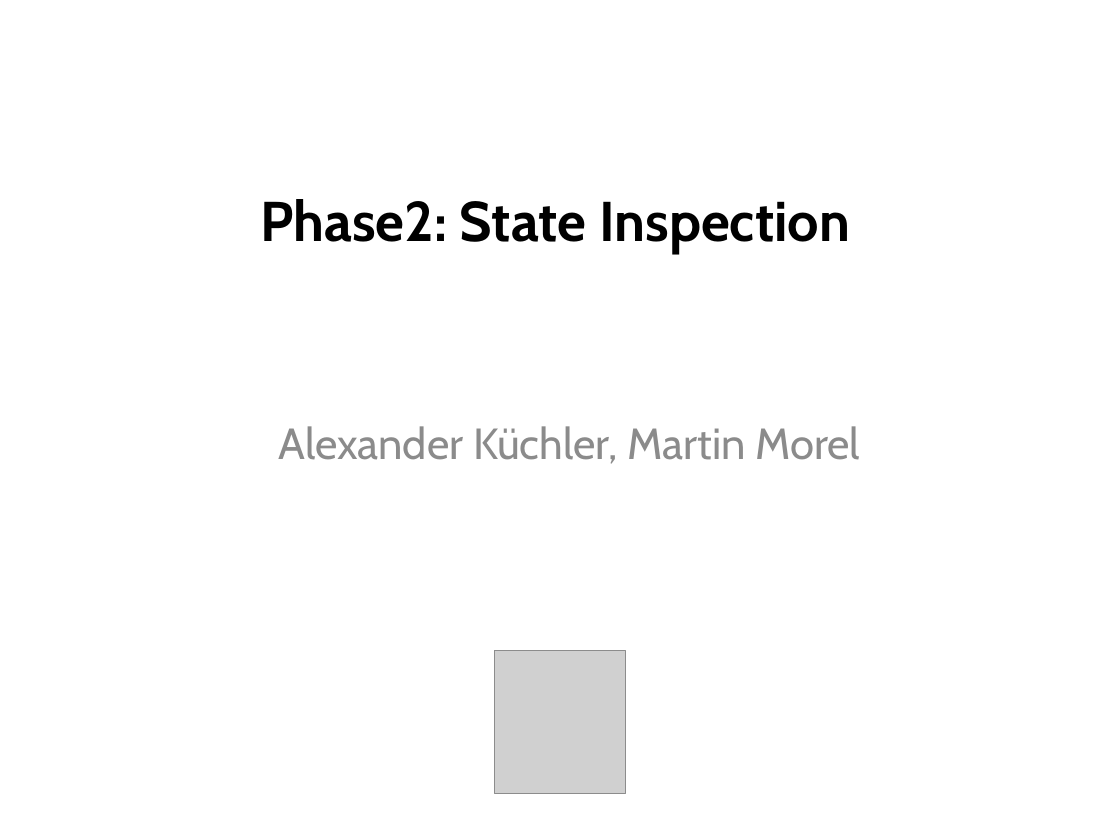
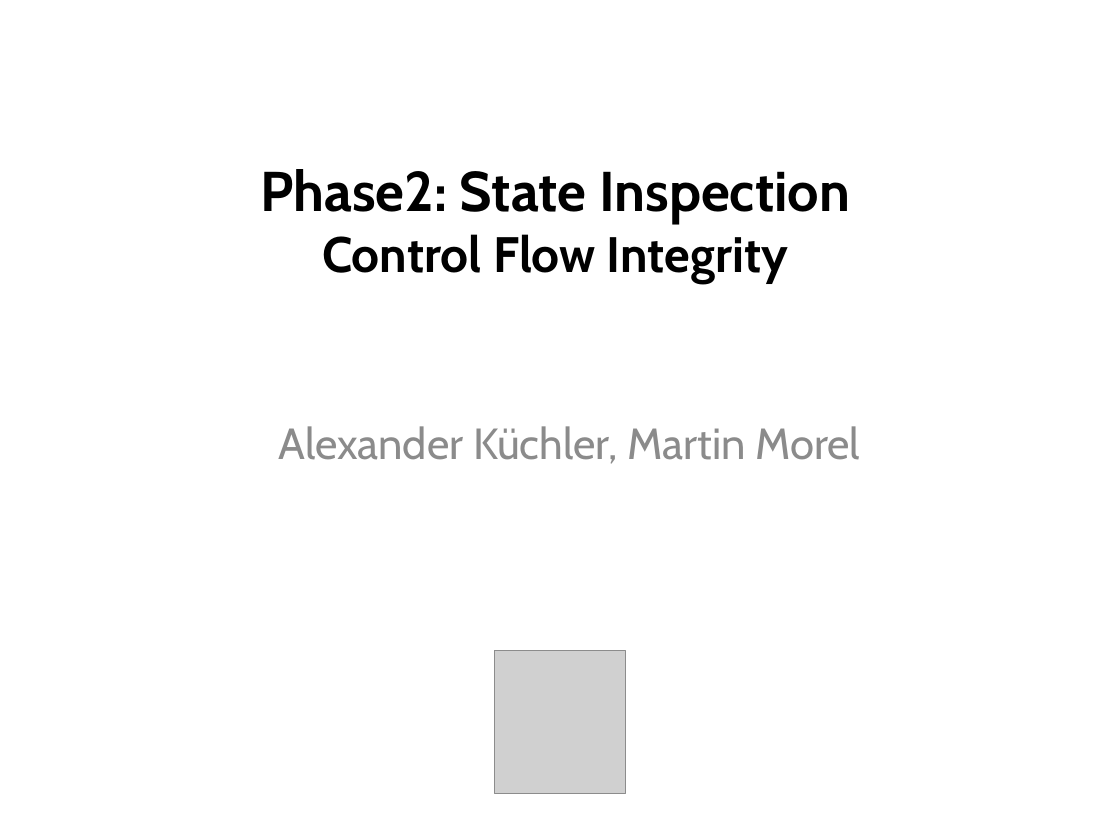
Before and after one commit to mamorel/sip-control-flow-integrity, a slide deck: slide 1 of Slides/PresentationPhase2.pptx. Drawn at 1120x840 pixels with LibreOffice and Linux fonts; fonts in the diff are those of the drawing; grey boxes stand for pictures. Boxes give left, top, right and bottom in pixels: in the first picture for what was removed or moved away, otherwise in the second. Text is boxed around its words. In the diff, an @@ line names an element or a change of style, - is before the commit and + after.

```diff
--- a/Slides/PresentationPhase2.pptx
+++ b/Slides/PresentationPhase2.pptx
@@ title at box(260, 169, 850, 282): text changed @@
-Phase2: State Inspection
+Phase2: State Inspection
+Control Flow Integrity
```
Also in this commit, not shown: 3 other slides changed, 1 slide added, 2 other files.
